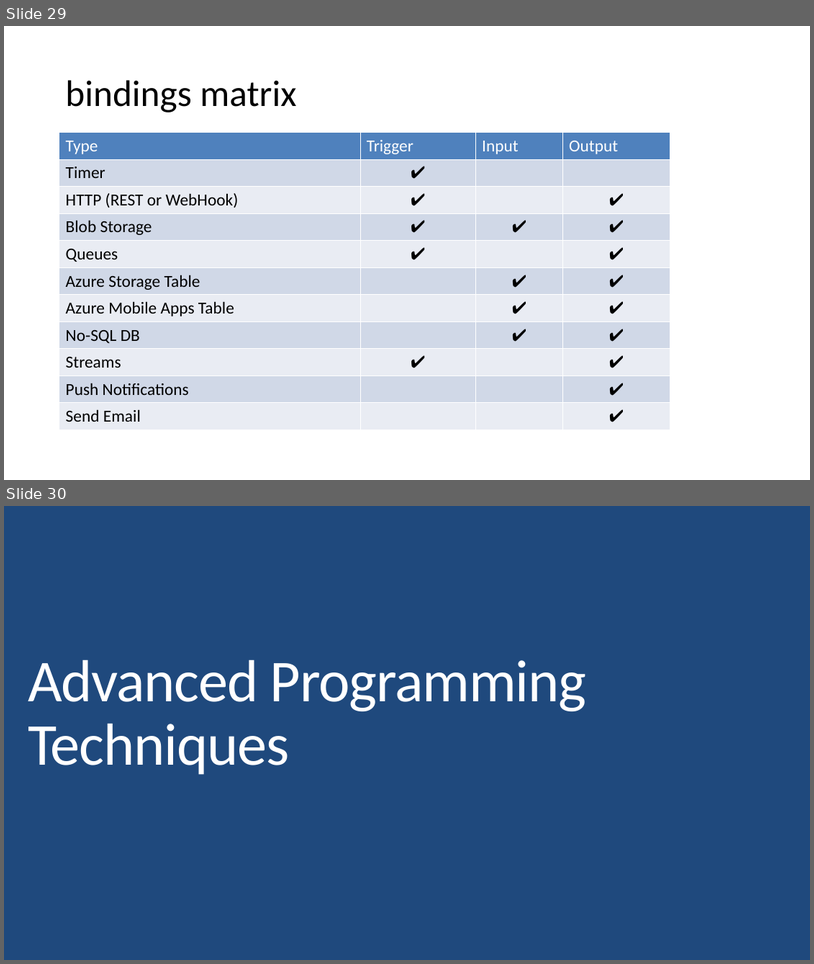
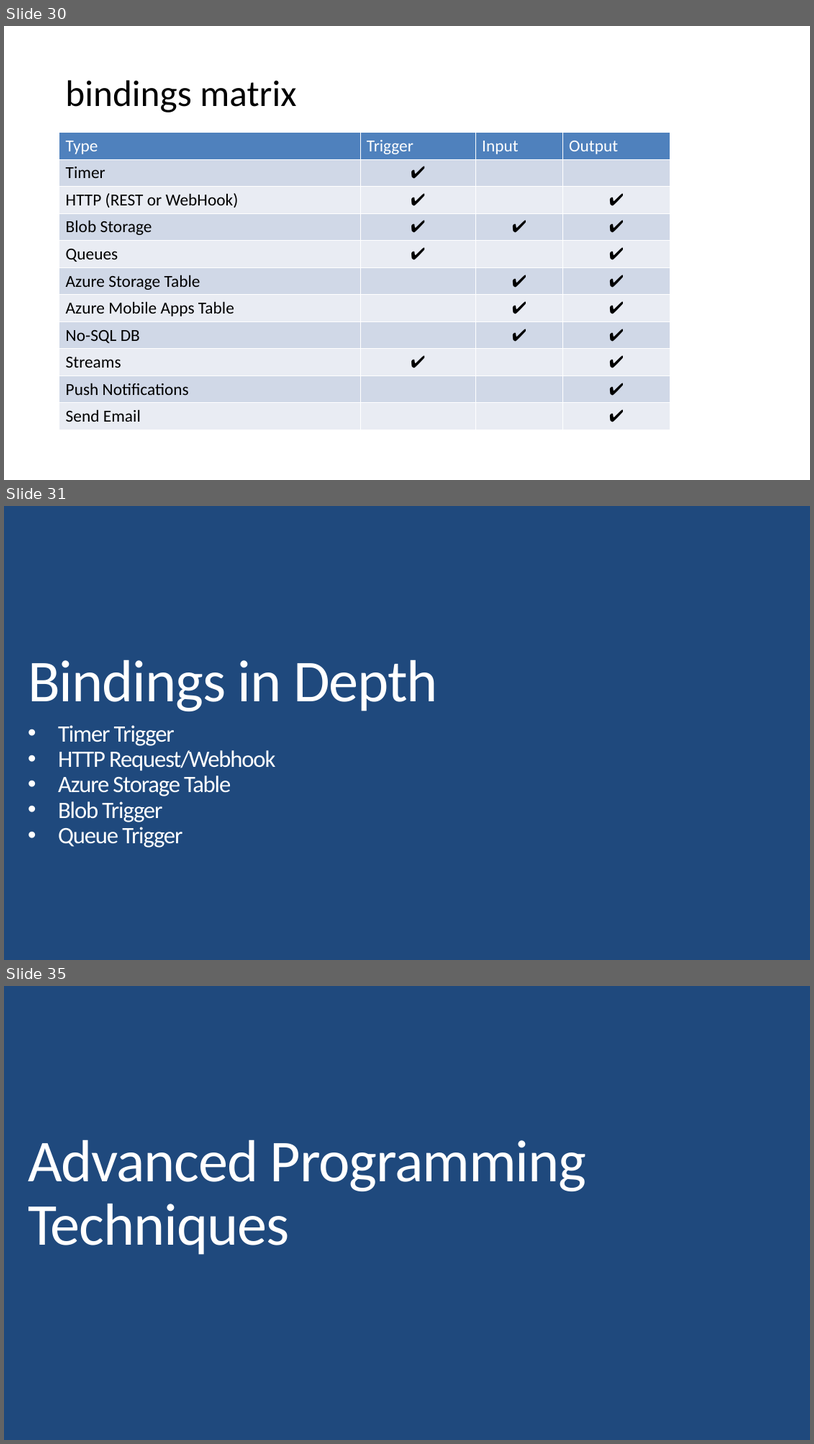
Before and after one commit to BionStt/presentations-2, a slide deck: Azure functions.pptx. Shown one above the other, each under a label of ours: slides 29 and 30 before the commit, slides 30, 31 and 35 after it; the slides between them are not shown. The pictures are 814x964 and 814x1444 pixels, drawn with LibreOffice and Linux fonts; fonts in the diff are those of the drawing. Boxes give left, top, right and bottom in pixels: in the first picture for what was removed or moved away, otherwise in the second. Text is boxed around its words. In the diff, an @@ line names an element or a change of style, - is before the commit and + after.

```diff
--- a/Azure functions.pptx
+++ b/Azure functions.pptx
@@ slide 31 added at [4,506,810,960], background #1F497D @@
@@ title added at [28,659,438,711], 70.6 pt, text #FFFFFF @@
+Bindings in Depth
@@ text added at [58,725,275,847], 28 pt, text #FFFFFF @@
+• Timer Trigger
+• HTTP Request/Webhook
+• Azure Storage Table
+• Blob Trigger
+• Queue Trigger
@@ what was slide 29 is now slide 30 @@
@@ what was slide 30 is now slide 35 @@
```
Also in this commit, not shown: 5 slides changed, 6 other slides added.
